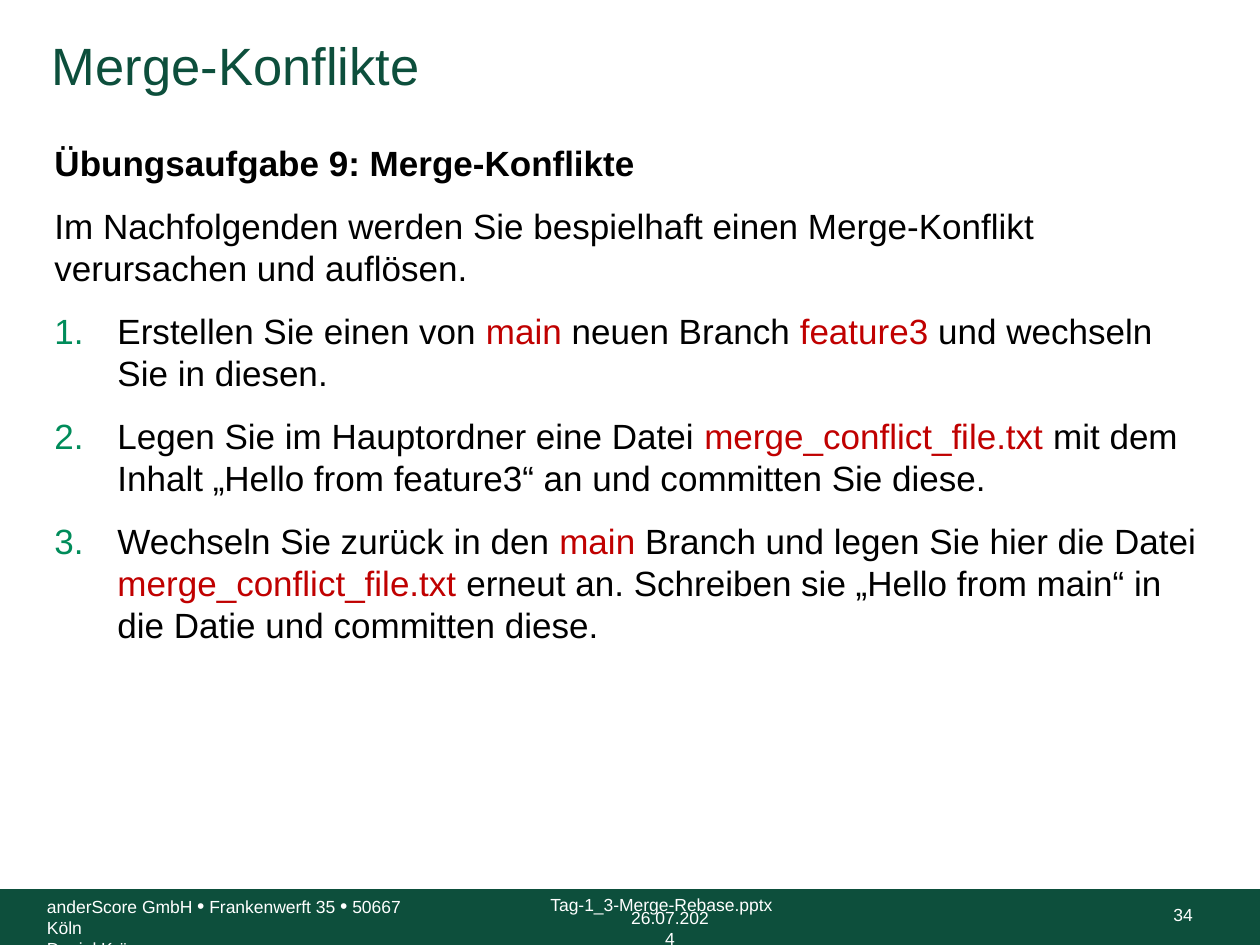
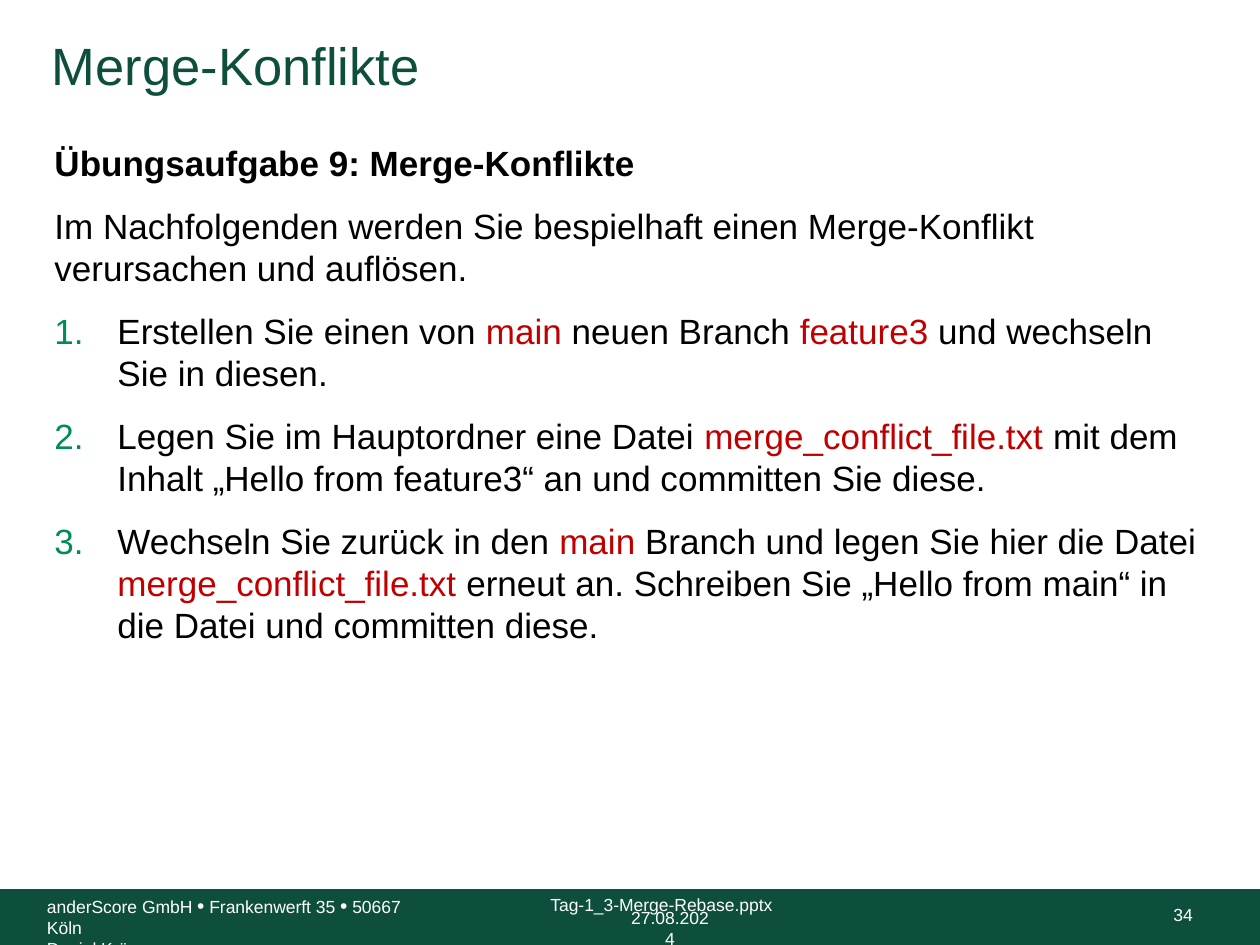
Before and after one commit to anderscore-gmbh/gitlab, a slide deck: slide 34 of slides/Tag-1_3-Merge-Rebase.pptx. Drawn at 1260x945 pixels with LibreOffice and Linux fonts; fonts in the diff are those of the drawing; background and template pictures are left out. Boxes give left, top, right and bottom in pixels: in the first picture for what was removed or moved away, otherwise in the second. Text is boxed around its words. In the diff, an @@ line names an element or a change of style, - is before the commit and + after.

```diff
--- a/slides/Tag-1_3-Merge-Rebase.pptx
+++ b/slides/Tag-1_3-Merge-Rebase.pptx
@@ text at box(117, 528, 1196, 639): text changed @@
-3. Wechseln Sie zurück in den main Branch und legen Sie hier die Datei merge_conflict_file.txt erneut an. Schreiben sie „Hello from main“ in die Datie und committen diese.
+3. Wechseln Sie zurück in den main Branch und legen Sie hier die Datei merge_conflict_file.txt erneut an. Schreiben Sie „Hello from main“ in die Datei und committen diese.
@@ text at box(631, 911, 709, 924): text changed @@
-26.07.2024
+27.08.2024
```
Also in this commit, not shown: 117 other slides changed, 1 other file.
